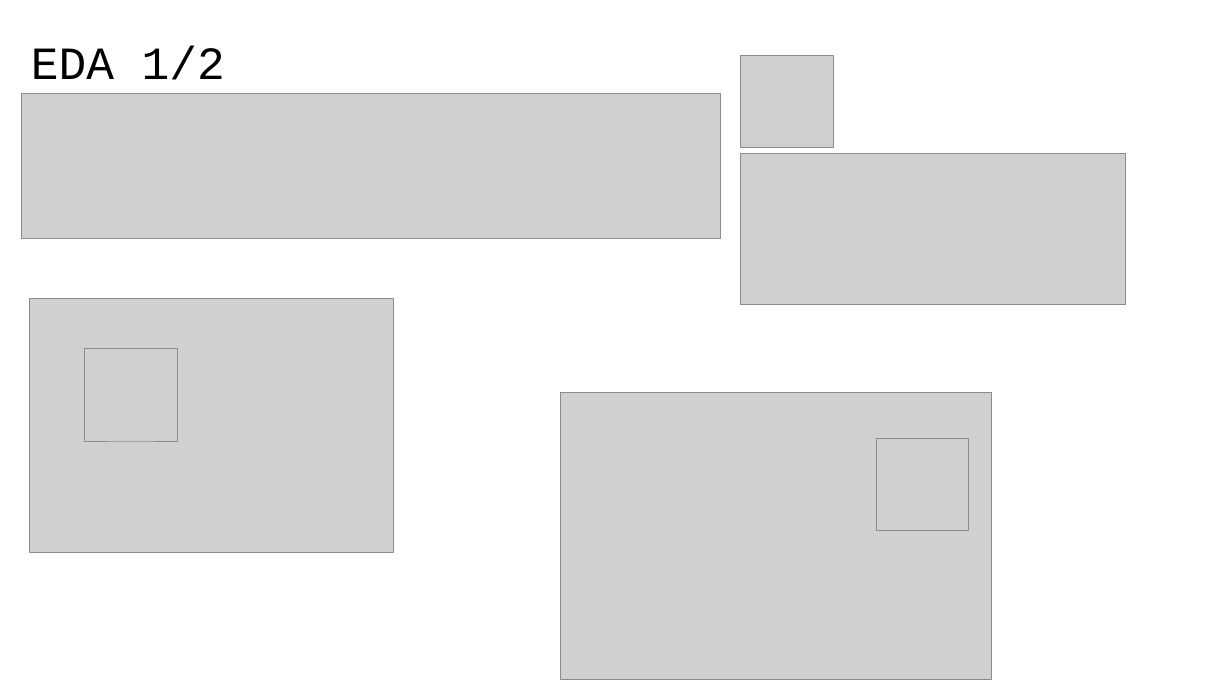
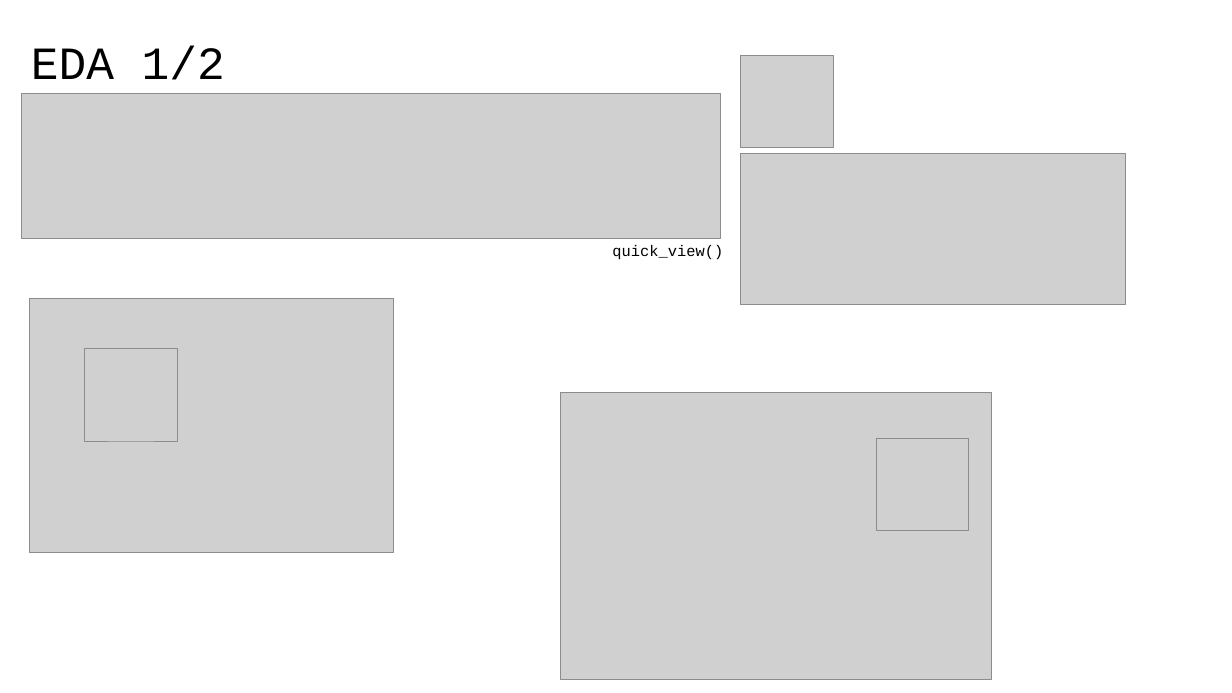
Before and after one commit to 40tude/02_Data-Science_Fullstack_march_2024, a slide deck: slide 3 of 05_supervised_ML/99_Project_Conversion_rate_challenge/01_conversion_rate_challenge.pptx. Drawn at 1232x693 pixels with LibreOffice and Linux fonts; fonts in the diff are those of the drawing; grey boxes stand for pictures; background and template pictures are left out. Boxes give left, top, right and bottom in pixels: in the first picture for what was removed or moved away, otherwise in the second. Text is boxed around its words. In the diff, an @@ line names an element or a change of style, - is before the commit and + after.

```diff
--- a/05_supervised_ML/99_Project_Conversion_rate_challenge/01_conversion_rate_challenge.pptx
+++ b/05_supervised_ML/99_Project_Conversion_rate_challenge/01_conversion_rate_challenge.pptx
@@ text added at box(612, 245, 723, 260), 12 pt, text #000000 @@
+quick_view()
```
Also in this commit, not shown: 3 other slides changed, 1 slide removed, 9 other files.
